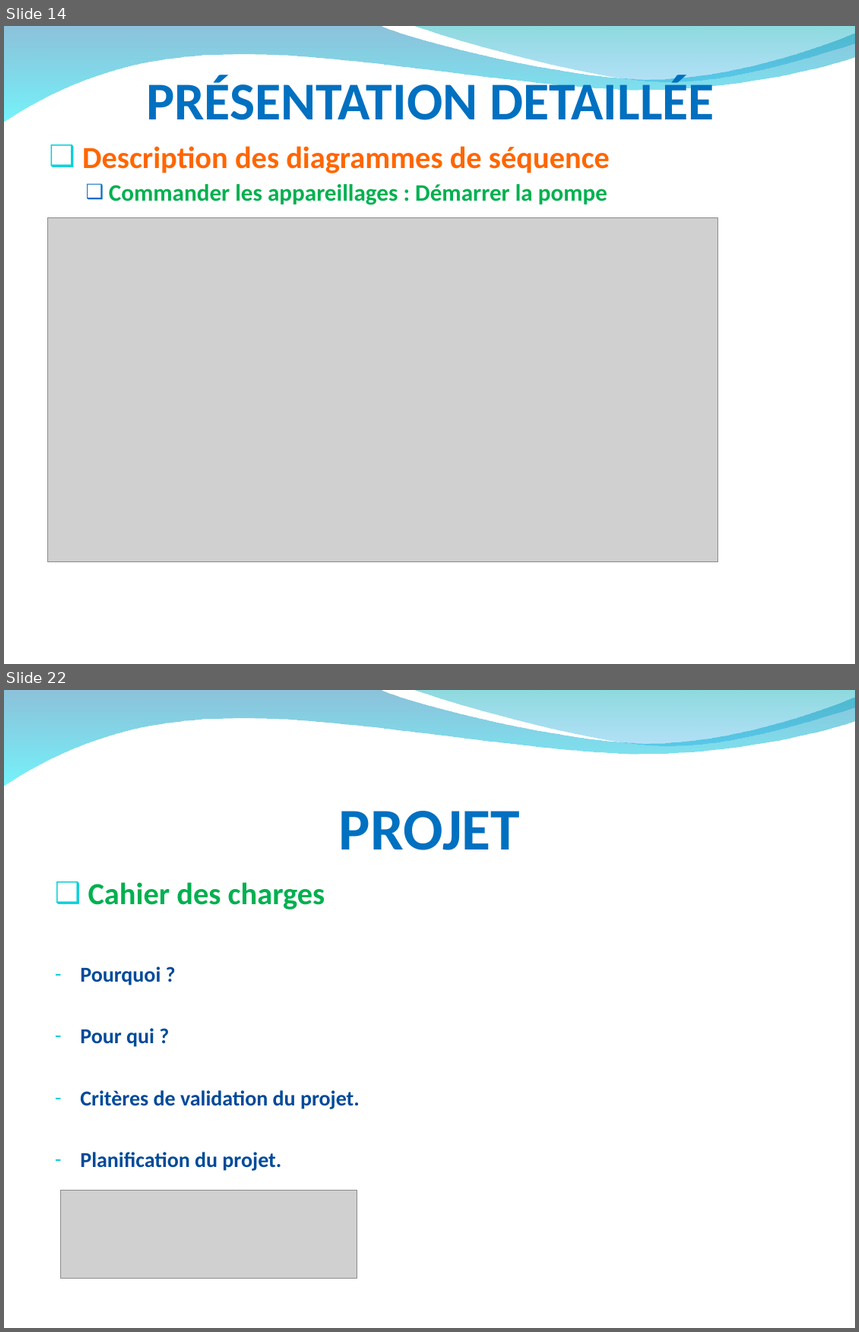
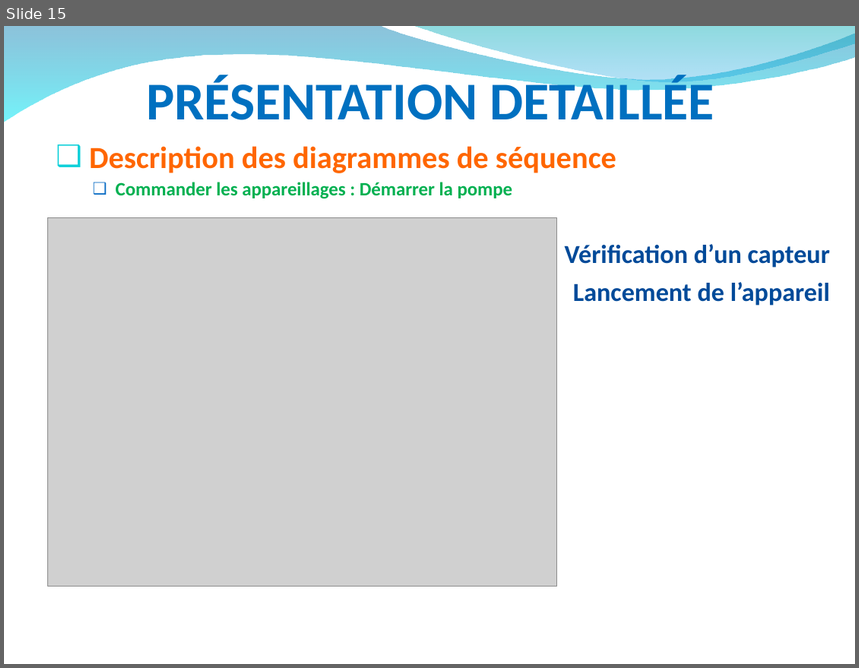
Before and after one commit to hardware/AscenseurPoissons, a slide deck: DOSSIERS A RENDRE/RevueAnalysePPT.ppt. Shown one above the other, each under a label of ours: slides 14 and 22 before the commit, slide 15 after it; the slides between them are not shown. The pictures are 859x1332 and 859x668 pixels, drawn with LibreOffice and Linux fonts; fonts in the diff are those of the drawing; grey boxes stand for pictures; background and template pictures are left out. Boxes give left, top, right and bottom in pixels: in the first picture for what was removed or moved away, otherwise in the second. Text is boxed around its words. In the diff, an @@ line names an element or a change of style, - is before the commit and + after.

```diff
--- a/DOSSIERS A RENDRE/RevueAnalysePPT.ppt
+++ b/DOSSIERS A RENDRE/RevueAnalysePPT.ppt
@@ slide 22 removed at [4, 690, 855, 1328], background picture (left out); not listed: 2 template elements that a slide beside it also shows @@
@@ title removed at [339, 811, 520, 850] @@
-PROJET
@@ text removed at [80, 882, 360, 1171] @@
-❑ Cahier des charges
-– Pourquoi ?
-– Pour qui ?
-– Critères de validation du projet.
-– Planification du projet.
@@ picture removed at [61, 1191, 357, 1279] @@
@@ what was slide 14 is now slide 15 @@
@@ slide 15 changed as well @@
@@ text "Description des diagrammes de séquence": place and size @@
-text "Description des diagrammes de séquence" at [82, 146, 610, 205]
+text "Description des diagrammes de séquence" at [89, 146, 830, 306]
@@ text at [116, 182, 513, 199]: size 20 to 16 pt in "Commander les appareillages : Démarrer la pompe"; less space between paragraphs @@
@@ picture: place and size @@
-picture at [47, 218, 718, 561]
+picture at [47, 218, 557, 586]
@@ text at [565, 244, 830, 306]: paragraphs added @@
+Vérification d’un capteur
+Lancement de l’appareil
```
Also in this commit, not shown: 8 other slides changed, 10 slides added, 12 other slides removed.
